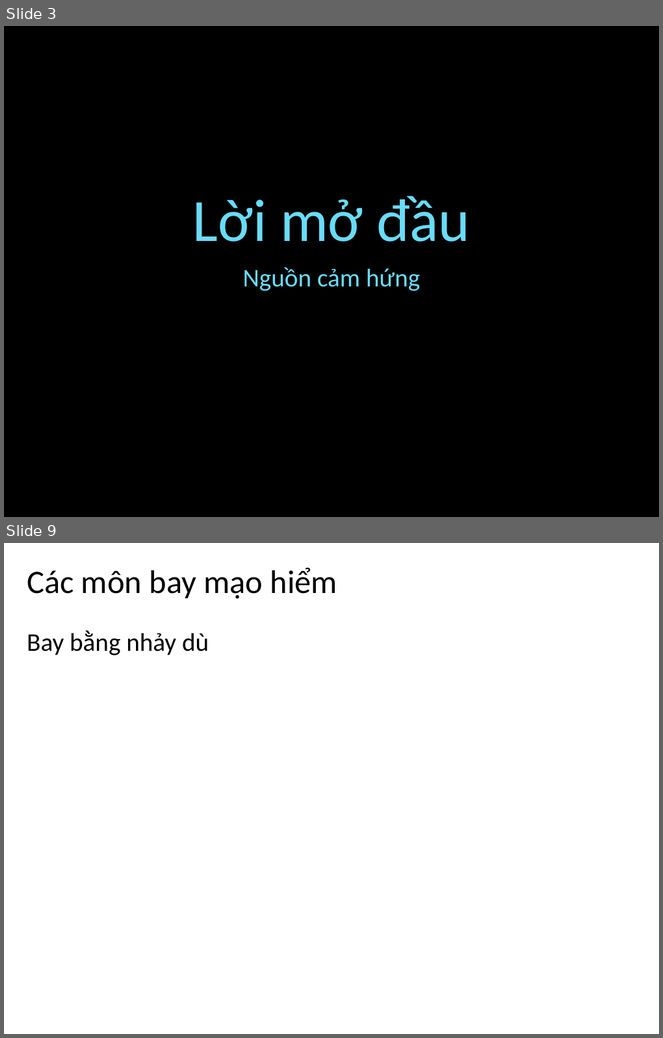
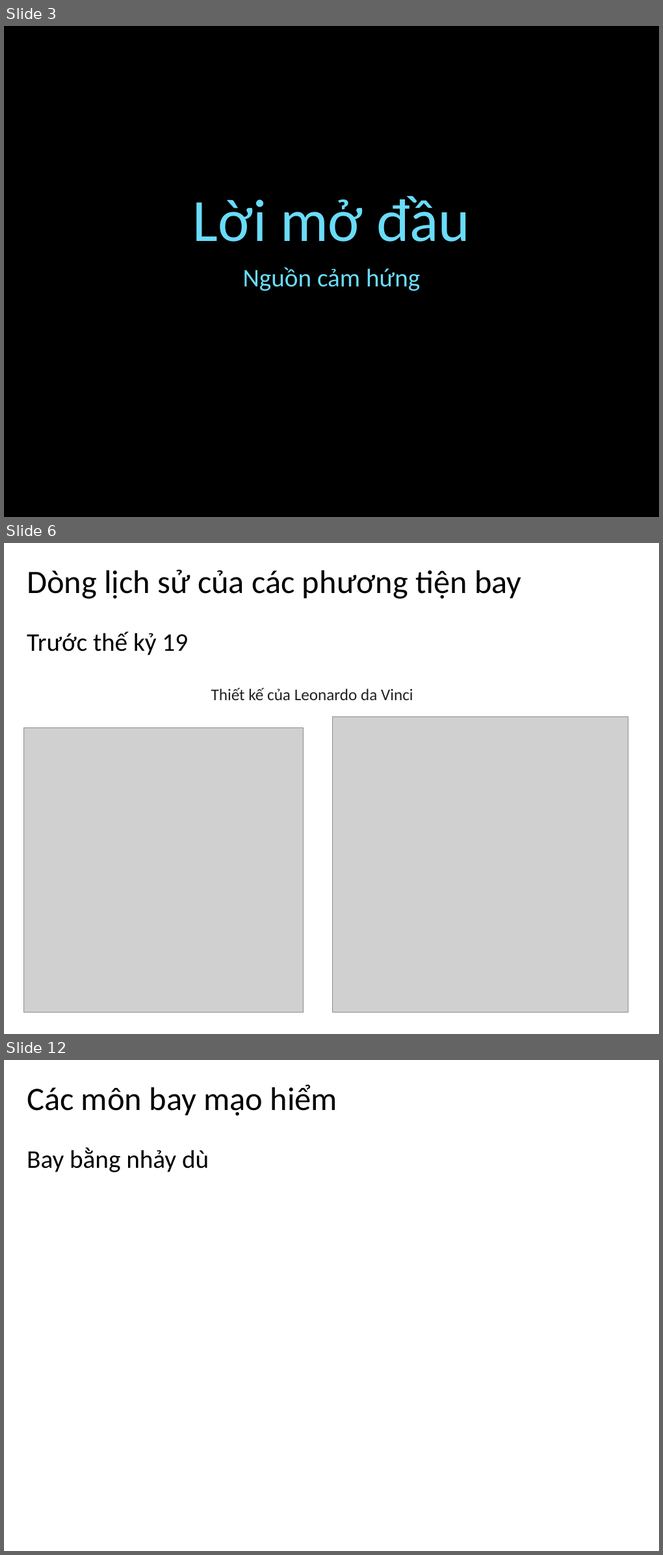
Before and after one commit to anhkysu/docs, a slide deck: De_Tai_Chao_Le_Khanh_Trinh_23112020.pptx. Shown one above the other, each under a label of ours: slides 3 and 9 before the commit, slides 3, 6 and 12 after it; the slides between them are not shown. The pictures are 663x1038 and 663x1555 pixels, drawn with LibreOffice and Linux fonts; fonts in the diff are those of the drawing; grey boxes stand for pictures; background and template pictures are left out. Boxes give left, top, right and bottom in pixels: in the first picture for what was removed or moved away, otherwise in the second. Text is boxed around its words. In the diff, an @@ line names an element or a change of style, - is before the commit and + after.

```diff
--- a/De_Tai_Chao_Le_Khanh_Trinh_23112020.pptx
+++ b/De_Tai_Chao_Le_Khanh_Trinh_23112020.pptx
@@ slide 6 added at (x1=4, y1=543, x2=659, y2=1034), background #FFFFFF @@
@@ title added at (x1=27, y1=570, x2=521, y2=599), 36 pt, text #000000 @@
+Dòng lịch sử của các phương tiện bay
@@ text added at (x1=27, y1=631, x2=188, y2=655), 28 pt, text #000000 @@
+Trước thế kỷ 19
@@ text added at (x1=211, y1=688, x2=414, y2=700), 18 pt, text #202122 @@
+Thiết kế của Leonardo da Vinci
@@ picture added at (x1=333, y1=717, x2=629, y2=1014) @@
@@ picture added at (x1=24, y1=728, x2=304, y2=1013) @@
@@ what was slide 9 is now slide 12 @@
```
Also in this commit, not shown: 2 slides changed, 3 other slides added, 1 slide removed.
